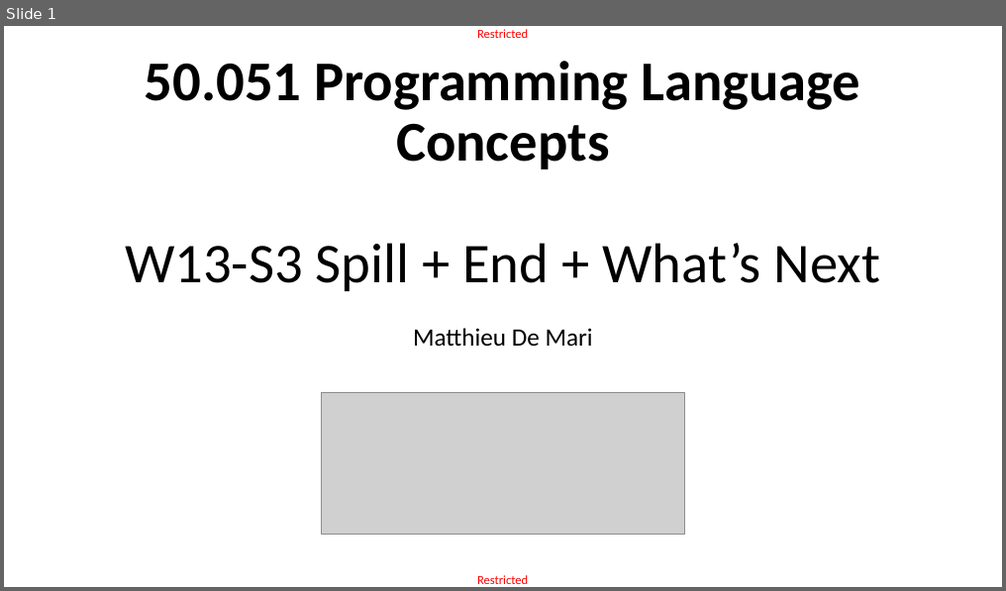
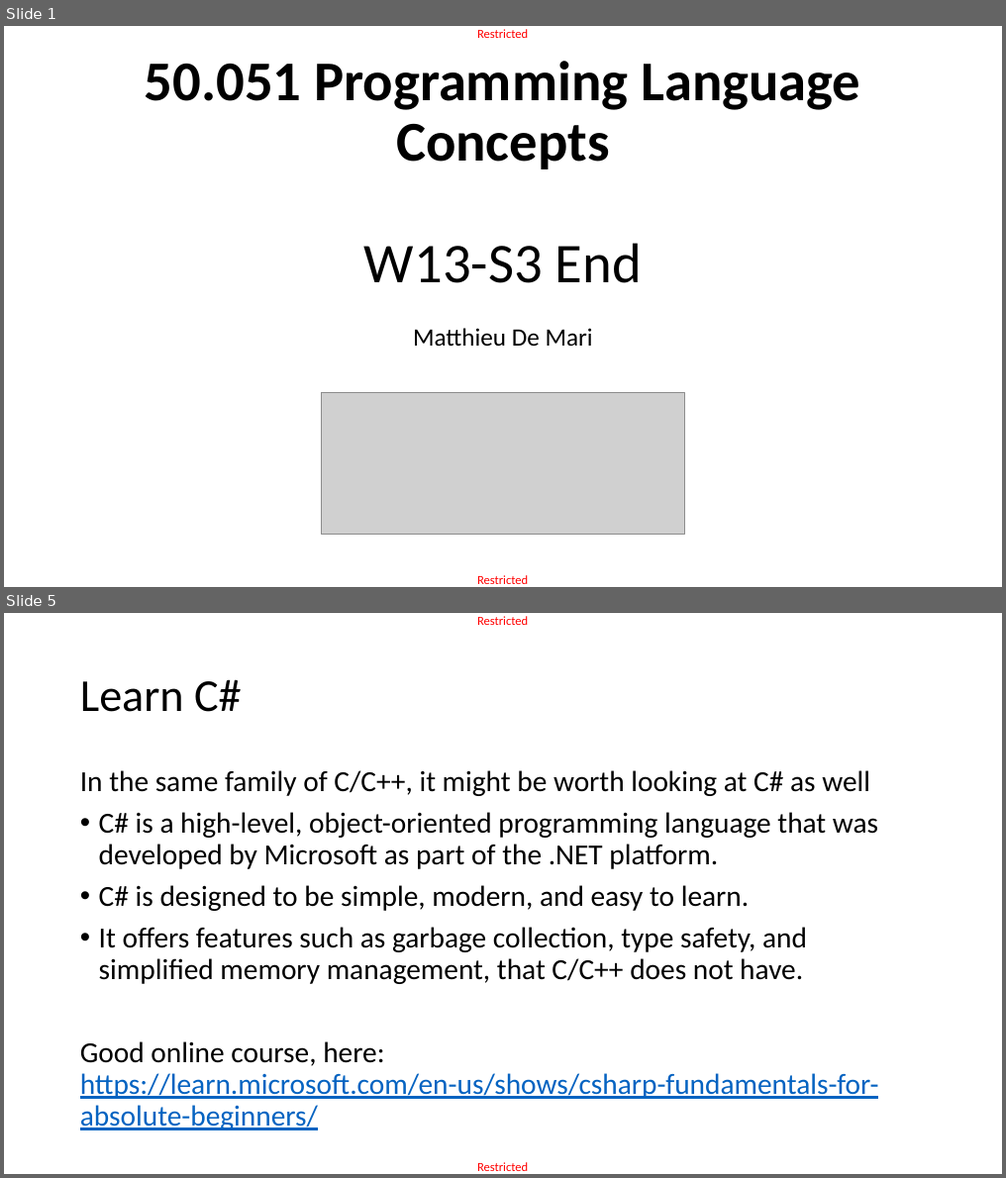
Before and after one commit to matthieudemari/SUTD_PLC_50_051, a slide deck: W13/W13S3/W13S3.pptx. Shown one above the other, each under a label of ours: slide 1 before the commit, slides 1 and 5 after it; the slides between them are not shown. The pictures are 1006x591 and 1006x1178 pixels, drawn with LibreOffice and Linux fonts; fonts in the diff are those of the drawing; grey boxes stand for pictures. Boxes give left, top, right and bottom in pixels: in the first picture for what was removed or moved away, otherwise in the second. Text is boxed around its words. In the diff, an @@ line names an element or a change of style, - is before the commit and + after.

```diff
--- a/W13/W13S3/W13S3.pptx
+++ b/W13/W13S3/W13S3.pptx
@@ slide 5 added at (4,613,1002,1174), background #FFFFFF; not listed: 2 template elements that a slide beside it also shows @@
@@ title added at (80,679,242,712), 44 pt, text #000000 @@
+Learn C#
@@ text added at (80,770,879,1131), 28 pt, text #000000 @@
+In the same family of C/C++, it might be worth looking at C# as well
+• C# is a high-level, object-oriented programming language that was developed by Microsoft as part of the .NET platform.
+• C# is designed to be simple, modern, and easy to learn.
+• It offers features such as garbage collection, type safety, and simplified memory management, that C/C++ does not have.
+Good online course, here: https://learn.microsoft.com/en-us/shows/csharp-fundamentals-for-absolute-beginners/
@@ slide 1 changed as well @@
@@ title at (145,61,860,283): text changed @@
-50.051 Programming Language Concepts
-W13-S3 Spill + End + What’s Next
+50.051 Programming Language Concepts
+W13-S3 End
```
Also in this commit, not shown: 24 other slides added, 54 other files.
